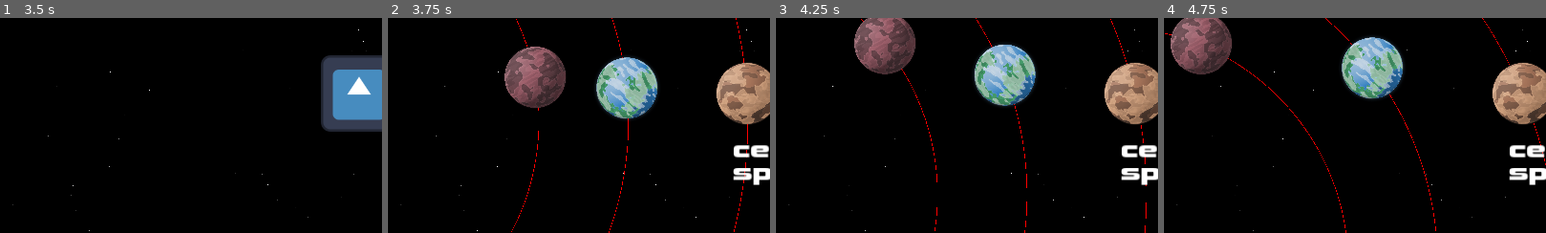
Above: before the commit, frames 1-4 (left to right).
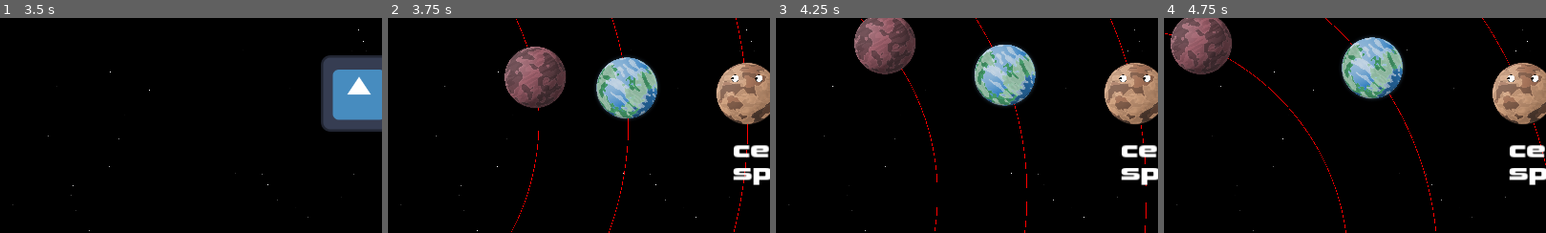
Above: after the commit, the same moments.

Repository: AnEvilPenguin/Pirate-Jam-16
Game: Godot game, scene res://Controllers/GameController/GameController.tscn
Same seed, same stepped clock (60 frames per second), same inputs: the game is played once before the commit and once after it. The engine's default icon, where the game draws it, is replaced by a stand-in: a white triangle on a blue panel in a dark square.
Inputs:
- Up to frame 1 (3.5 s): click "NEW GAME" at 0.5 s; click "Next -->" at 1.25 s; click "<-- Previous" at 2 s; click "Next -->" at 2.75 s
- Up to frame 2 (3.75 s): click "Finish" at 3.5 s
- Up to frame 3 (4.25 s): no input
- Up to frame 4 (4.75 s): tap Enter (ui_accept) at 4.25, 4.52 s; hold Right (ui_right) from 4.28 s (still down)
The pictures show only the part of the screen within x 3-53%, y 32-82%; the shares and areas given below are measured in that part.

Frame 1 is identical in both runs. In frame 2, 0.1% of the frame differs, in the area x 89-98%, y 26-30%; in frame 3, 0.1%; in frame 4, 0.1%.

Commit message:
feat: eye and looking around

Diff:
--- /dev/null
+++ b/Scenes/Components/eye.gd
@@ -0,0 +1,41 @@
+extends Node2D
+
+class_name Eye
+
+@export
+var pupilSize: float = 10.0;
+
+@onready
+var _sprite: Sprite2D = $Sprite2D
+
+var direction: Vector2 = Vector2(64,0)
+
+# center acording to shader is 0.5,0.5 regardless of godot positioning
+var _center
+var _resolution
+var _material: ShaderMaterial
+
+
+func _ready():
+	var rect = _sprite.get_rect()
+	_resolution = rect.size
+	_center = _resolution / 2
+
+	_material = CustomShaders.GetEyeShader()
+	_sprite.material = _material
+
+	_material.set_shader_parameter("resolution", _resolution)
+
+
+func _process(delta):
+	var maxLength = _center.x - pupilSize
+
+	# TODO deal with global rotation?
+	var lookDirection = _center - direction.limit_length(maxLength)
+	var normalizedSize = pupilSize / _resolution.x
+
+	_material.set_shader_parameter("pupil_position", lookDirection)
+	_material.set_shader_parameter("pupil_size", normalizedSize)
+
+
+# TODO smooth transition to new location e.g. set a timer and gradually move by a percentage until done
--- /dev/null
+++ b/Scenes/Components/eye.tscn
@@ -0,0 +1,18 @@
+[gd_scene load_steps=5 format=3 uid="uid://cojbe203vb2nu"]
+
+[ext_resource type="Texture2D" uid="uid://ch6wvuvmmexfj" path="res://Assets/eye_base.png" id="1_ayj0i"]
+[ext_resource type="Script" path="res://Scenes/Components/eye.gd" id="1_kea37"]
+[ext_resource type="Shader" path="res://Util/Shaders/eye.gdshader" id="1_pvdb8"]
+
+[sub_resource type="ShaderMaterial" id="ShaderMaterial_3ct6e"]
+shader = ExtResource("1_pvdb8")
+shader_parameter/resolution = Vector2(512, 512)
+shader_parameter/pupil_position = Vector2(32, 64)
+shader_parameter/pupil_size = 0.15
+
+[node name="Eye" type="Node2D"]
+script = ExtResource("1_kea37")
+
+[node name="Sprite2D" type="Sprite2D" parent="."]
+material = SubResource("ShaderMaterial_3ct6e")
+texture = ExtResource("1_ayj0i")
--- a/Scenes/Planets/Pluto/pluto.gd
+++ b/Scenes/Planets/Pluto/pluto.gd
@@ -12,6 +12,9 @@
 @export
 var orbitalDistance: float
 
+@export
+var targetObject: Node2D
+
 @onready
 var _orbitLine: OrbitLine = $OrbitLine
 
@@ -25,6 +28,10 @@
 
 func _process(delta):
 	_set_player_movement(delta)
+
+	if (targetObject):
+		var dirToTarget = global_position - targetObject.global_position;
+		$Sprite2D/Eye1.direction = dirToTarget
 
 func _physics_process(_delta):
 	var dirToCenter = global_position - _centerPosition
--- a/Scenes/Planets/Pluto/pluto.tscn
+++ b/Scenes/Planets/Pluto/pluto.tscn
@@ -1,8 +1,9 @@
-[gd_scene load_steps=6 format=3 uid="uid://d0ojrocirr1jq"]
+[gd_scene load_steps=7 format=3 uid="uid://d0ojrocirr1jq"]
 
 [ext_resource type="Script" path="res://Scenes/Planets/Pluto/pluto.gd" id="1_4sphj"]
 [ext_resource type="Texture2D" uid="uid://dmb7nvxpy08jj" path="res://Assets/Planets/planet05.png" id="1_6x4n2"]
 [ext_resource type="PackedScene" uid="uid://dmb1oatxee3p6" path="res://Scenes/Components/orbit_line.tscn" id="3_6nla0"]
+[ext_resource type="PackedScene" uid="uid://cojbe203vb2nu" path="res://Scenes/Components/eye.tscn" id="3_p3eo1"]
 
 [sub_resource type="CircleShape2D" id="CircleShape2D_78acu"]
 radius = 47.0
@@ -20,6 +21,15 @@
 texture = ExtResource("1_6x4n2")
 
 [node name="Camera2D" type="Camera2D" parent="Sprite2D"]
+process_callback = 0
+
+[node name="Eye1" parent="Sprite2D" instance=ExtResource("3_p3eo1")]
+position = Vector2(-200, -250)
+scale = Vector2(2, 2)
+
+[node name="Eye2" parent="Sprite2D" instance=ExtResource("3_p3eo1")]
+position = Vector2(200, -250)
+scale = Vector2(2, 2)
 
 [node name="CollisionShape2D" type="CollisionShape2D" parent="."]
 shape = SubResource("CircleShape2D_78acu")
--- a/Scenes/solar_system.tscn
+++ b/Scenes/solar_system.tscn
@@ -11,9 +11,10 @@
 [node name="Sprite2D" type="Sprite2D" parent="."]
 texture = ExtResource("1_7fdxf")
 
-[node name="Pluto" parent="." instance=ExtResource("2_08sjl")]
+[node name="Pluto" parent="." node_paths=PackedStringArray("targetObject") instance=ExtResource("2_08sjl")]
 position = Vector2(750, 0)
 motion_mode = 1
+targetObject = NodePath("../Earth")
 
 [node name="Mercury" parent="." instance=ExtResource("3_cuui0")]
 position = Vector2(400, 0)
